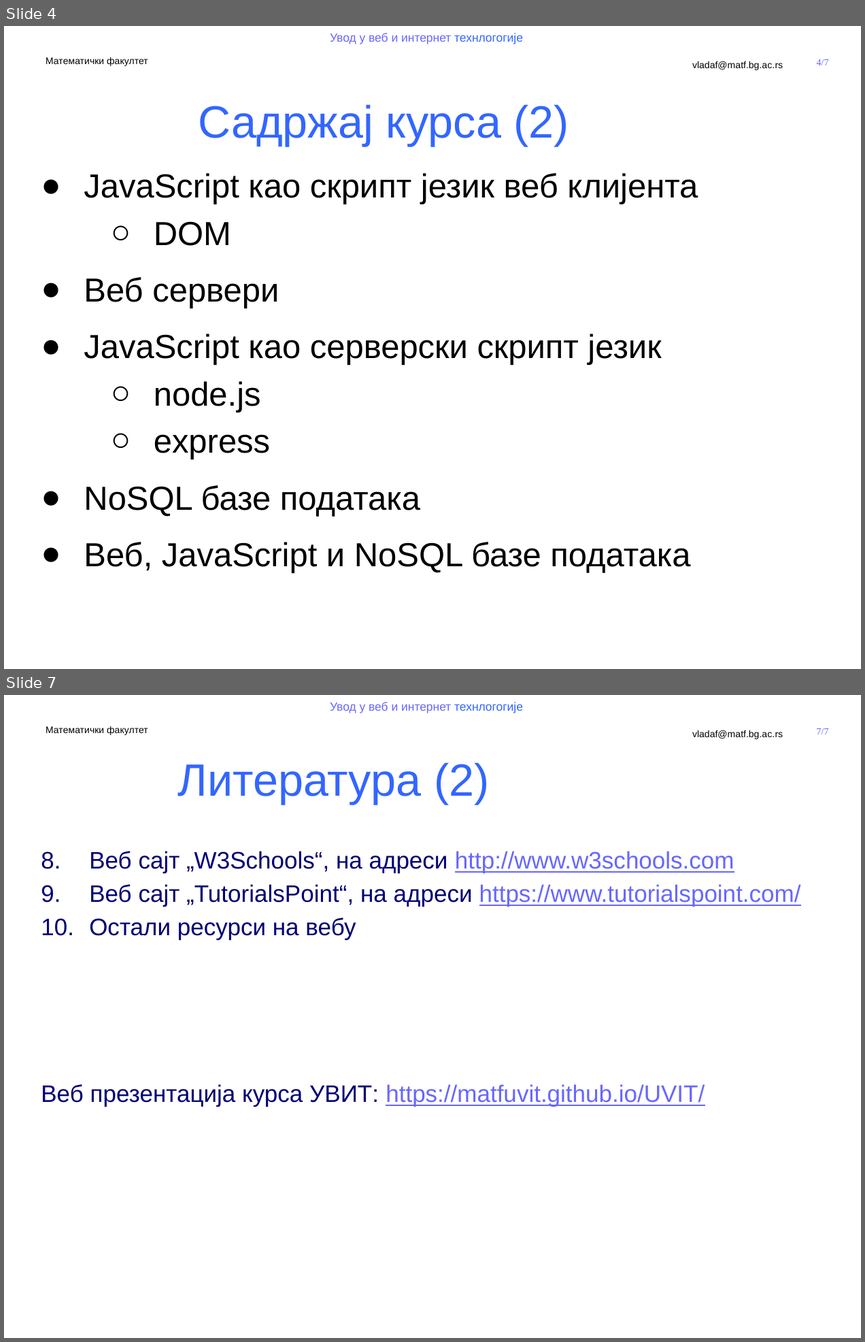
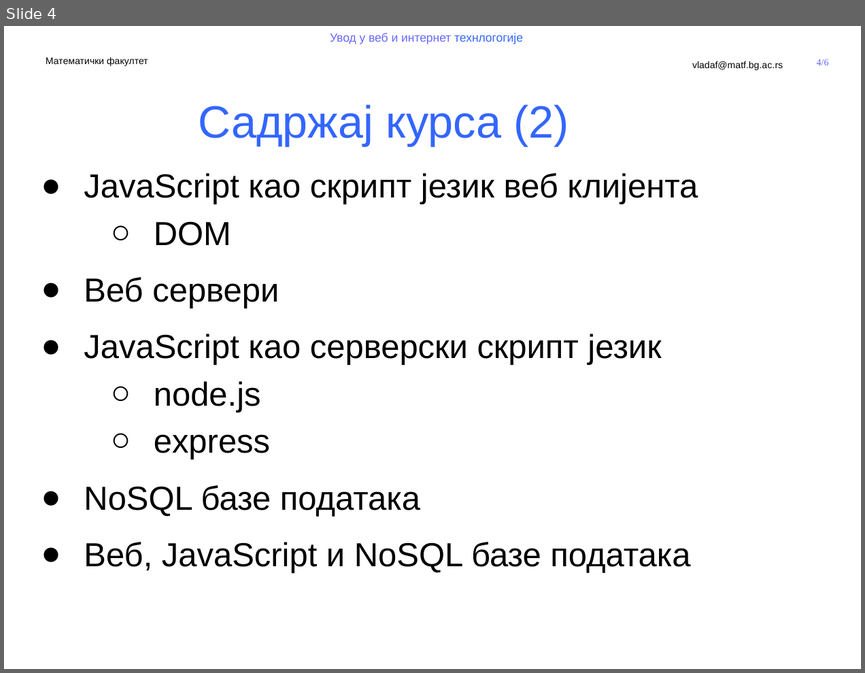
Before and after one commit to MatfUVIT/info, a slide deck: predavanja/prezentacije/2020-21/01 - Koncepcija kursa.pptx. Shown one above the other, each under a label of ours: slides 4 and 7 before the commit, slide 4 after it; the slides between them are not shown. The pictures are 865x1342 and 865x673 pixels, drawn with LibreOffice and Linux fonts; fonts in the diff are those of the drawing; background and template pictures are left out. Boxes give left, top, right and bottom in pixels: in the first picture for what was removed or moved away, otherwise in the second. Text is boxed around its words. In the diff, an @@ line names an element or a change of style, - is before the commit and + after.

```diff
--- a/predavanja/prezentacije/2020-21/01 - Koncepcija kursa.pptx
+++ b/predavanja/prezentacije/2020-21/01 - Koncepcija kursa.pptx
@@ slide 7 removed at [4, 695, 861, 1338], background #FFFFFF; not listed: 5 template elements that a slide beside it also shows @@
@@ title removed at [178, 762, 489, 804] @@
-Литература (2)
@@ text removed at [41, 851, 801, 1106] @@
-8. Веб сајт „W3Schools“, на адреси http://www.w3schools.com
-9. Веб сајт „TutorialsPoint“, на адреси https://www.tutorialspoint.com/
-10. Остали ресурси на вебу
-Веб презентација курса УВИТ: https://matfuvit.github.io/UVIT/
@@ page number at [817, 59, 829, 65]: text changed @@
-4/7
+4/6
```
Also in this commit, not shown: 1 slide changed, 1 slide added, 1 other slide removed, 13 other files.
